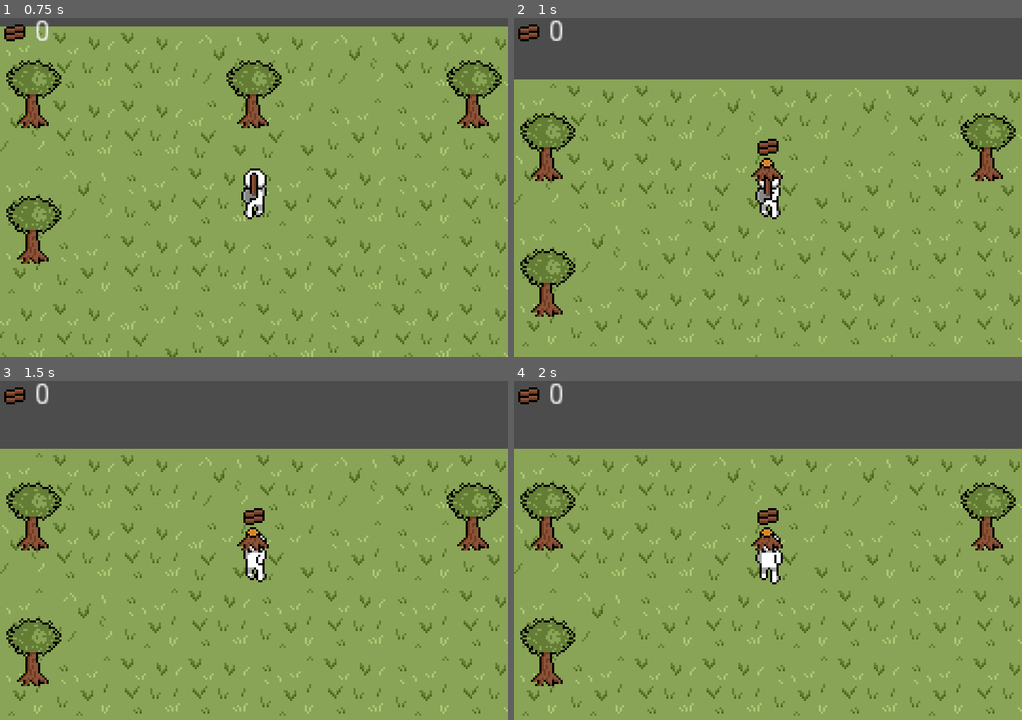
Above: before the commit, frames 1-4 (two rows, left to right).
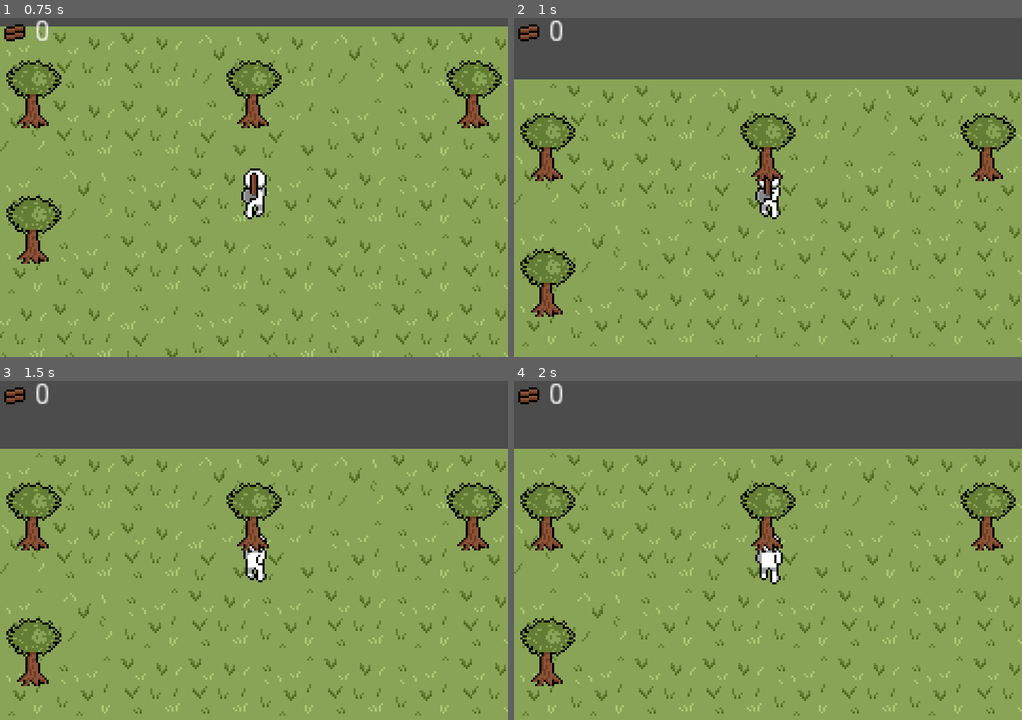
Above: after the commit, the same moments.

Repository: Plains-1727/Goatman
Game: Godot game, scene res://src/scenes/main/Main.tscn
The game is run twice, just before and just after one commit, with the same random seed, the same clock (stepped at 60 frames per second) and the same inputs.
Inputs:
- Up to frame 1 (0.75 s): tap Enter (ui_accept) at 0.5 s; hold Up (ui_up) from 0.53 s (still down)
- Up to frame 2 (1 s): keep holding Up (ui_up); tap Enter (ui_accept) at 0.77 s
- Up to frame 3 (1.5 s): keep holding Up (ui_up)
- Up to frame 4 (2 s): keep holding Up (ui_up); tap Enter (ui_accept) at 1.52 s

Frame 1 is identical in both runs. In frame 2, 0.8% of the frame differs, in the area x 44-56%, y 28-45%; in frame 3, 0.8%; in frame 4, 0.8%.
Error after the commit: Parse Error: Unique global class "Repository" already exists at path: res://src/environment/tree/Repository.gd (res://src/environment/Repository.gd:3)

Commit message:
Added stone as resource and rock as repository

Diff:
--- a/src/environment/tree/Repository.gd
+++ b/src/environment/Repository.gd
@@ -26,6 +26,6 @@
 	$AnimatedSprite.frame = 1
 
 	var drop = ressource.instance()
-	drop.position = position
+	drop.position = position + Vector2(0, 32)
 
-	get_node("/root/Main").add_child(drop)
+	get_node("/root/Main").call_deferred("add_child", drop)
--- /dev/null
+++ b/src/environment/rock/Rock.tscn
@@ -0,0 +1,37 @@
+[gd_scene load_steps=8 format=2]
+
+[ext_resource path="res://res/environment/rock/rock.png" type="Texture" id=1]
+[ext_resource path="res://src/environment/Repository.gd" type="Script" id=2]
+[ext_resource path="res://src/ressources/Stone.tscn" type="PackedScene" id=3]
+
+[sub_resource type="RectangleShape2D" id=4]
+extents = Vector2( 14, 8 )
+
+[sub_resource type="AtlasTexture" id=1]
+atlas = ExtResource( 1 )
+region = Rect2( 0, 0, 32, 32 )
+
+[sub_resource type="AtlasTexture" id=2]
+atlas = ExtResource( 1 )
+region = Rect2( 32, 0, 32, 32 )
+
+[sub_resource type="SpriteFrames" id=3]
+animations = [ {
+"frames": [ SubResource( 1 ), SubResource( 2 ) ],
+"loop": true,
+"name": "default",
+"speed": 5.0
+} ]
+
+[node name="Rock" type="StaticBody2D"]
+collision_layer = 4
+collision_mask = 0
+script = ExtResource( 2 )
+ressource = ExtResource( 3 )
+
+[node name="CollisionShape2D" type="CollisionShape2D" parent="."]
+position = Vector2( 0, 8 )
+shape = SubResource( 4 )
+
+[node name="AnimatedSprite" type="AnimatedSprite" parent="."]
+frames = SubResource( 3 )
--- a/src/environment/tree/Tree.tscn
+++ b/src/environment/tree/Tree.tscn
@@ -1,7 +1,7 @@
 [gd_scene load_steps=8 format=2]
 
 [ext_resource path="res://res/environment/tree/tree.png" type="Texture" id=1]
-[ext_resource path="res://src/environment/tree/Repository.gd" type="Script" id=2]
+[ext_resource path="res://src/environment/Repository.gd" type="Script" id=2]
 [ext_resource path="res://src/ressources/Wood.tscn" type="PackedScene" id=3]
 
 [sub_resource type="RectangleShape2D" id=1]
--- a/src/ressources/Ressource.gd
+++ b/src/ressources/Ressource.gd
@@ -13,6 +13,4 @@
 
 func _on_body_entered(body):
 	inventory.add_ressource(ressource, value)
-
-	print (ressource + " added")
 	queue_free()
--- /dev/null
+++ b/src/ressources/Stone.tscn
@@ -0,0 +1,19 @@
+[gd_scene load_steps=4 format=2]
+
+[ext_resource path="res://res/ressources/stone_drop.png" type="Texture" id=1]
+[ext_resource path="res://src/ressources/Ressource.gd" type="Script" id=2]
+
+[sub_resource type="RectangleShape2D" id=1]
+extents = Vector2( 8, 8 )
+
+[node name="Stone" type="Area2D"]
+script = ExtResource( 2 )
+ressource = "Stone"
+value = 1
+
+[node name="Sprite" type="Sprite" parent="."]
+texture = ExtResource( 1 )
+
+[node name="CollisionShape2D" type="CollisionShape2D" parent="."]
+shape = SubResource( 1 )
+[connection signal="body_entered" from="." to="." method="_on_body_entered"]
Binary file added: res/environment/rock/rock.png
Not shown, added: res/environment/rock/rock.png.import
Binary file added: res/ressources/stone_drop.png
Not shown, added: res/ressources/stone_drop.png.import
